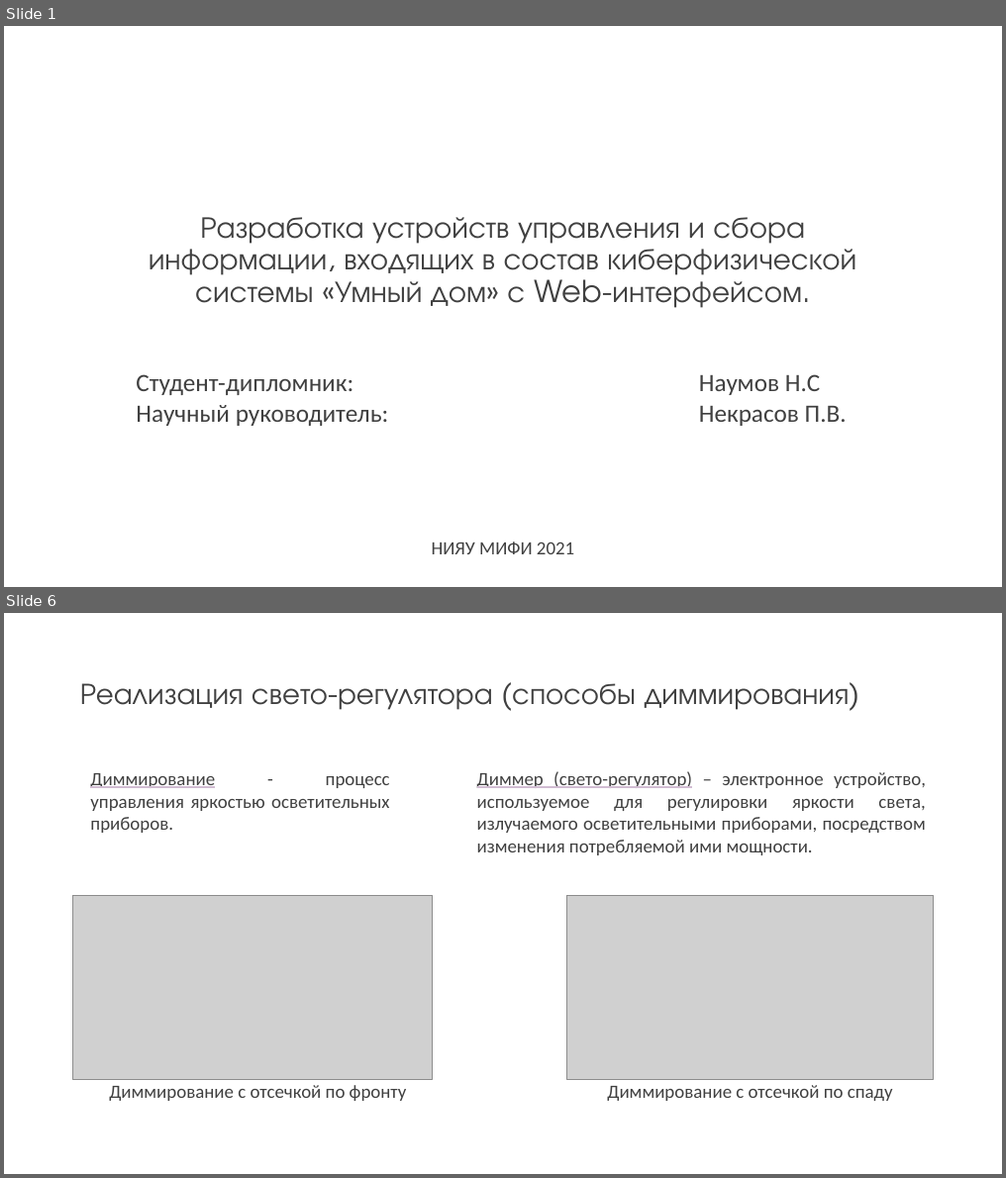
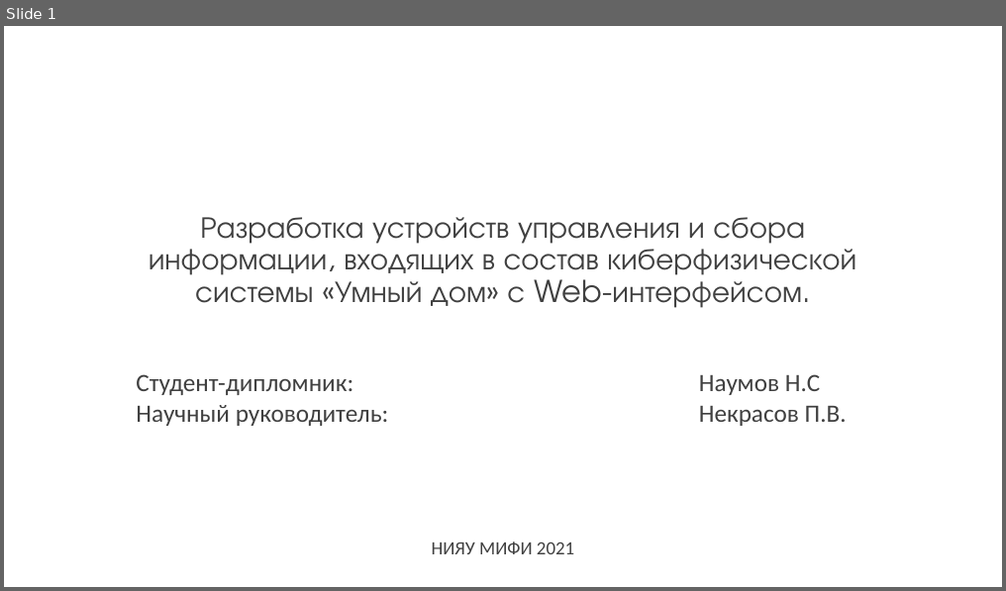
Before and after one commit to kaf3/dimmer, a slide deck: Презентация1.pptx. Shown one above the other, each under a label of ours: slides 1 and 6 before the commit, slide 1 after it; the slides between them are not shown. The pictures are 1006x1178 and 1006x591 pixels, drawn with LibreOffice and Linux fonts; fonts in the diff are those of the drawing; grey boxes stand for pictures. Boxes give left, top, right and bottom in pixels: in the first picture for what was removed or moved away, otherwise in the second. Text is boxed around its words. In the diff, an @@ line names an element or a change of style, - is before the commit and + after.

```diff
--- a/Презентация1.pptx
+++ b/Презентация1.pptx
@@ slide 6 removed at (x1=4, y1=613, x2=1002, y2=1174), background #FFFFFF @@
@@ title removed at (x1=80, y1=683, x2=849, y2=710) @@
-Реализация свето-регулятора (способы диммирования)
@@ text removed at (x1=90, y1=773, x2=390, y2=833) @@
-Диммирование - процесс управления яркостью осветительных приборов.
@@ text removed at (x1=477, y1=771, x2=926, y2=856) @@
-Диммер (свето-регулятор) – электронное устройство, используемое для регулировки яркости света, излучаемого осветительными приборами, посредством изменения потребляемой ими мощности.
@@ picture removed at (x1=73, y1=895, x2=433, y2=1079) @@
@@ picture removed at (x1=567, y1=895, x2=934, y2=1079) @@
@@ text removed at (x1=109, y1=1085, x2=407, y2=1101) @@
-Диммирование с отсечкой по фронту
@@ text removed at (x1=607, y1=1085, x2=893, y2=1101) @@
-Диммирование с отсечкой по спаду
```
Also in this commit, not shown: 8 slides changed, 3 slides added, 3 other slides removed, 15 other files.
